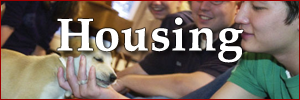
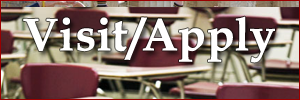
Layers edited between the first and the second 300 x 100 image:
renamed "Housing" to "Visit/Apply", painted on it over [23, 16, 275, 63]
added layer "Layer 6" above "Layer 5" over [1, 7, 299, 99]
added layer "Layer 5" above "Layer 4" over [1, 1, 299, 99]
added layer "Layer 4" above "Layer 3" over [1, 1, 299, 99]
added layer "Layer 3" above "Layer 1" over [1, 1, 299, 99]
